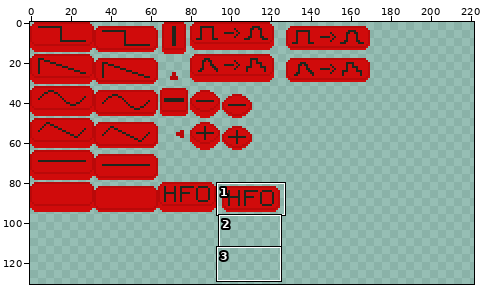
Pixel-art file, stored at textures/buttons.aseprite. The picture above shows the old version from afar; the outline marks the close-up.
Close-up. Before the edit:
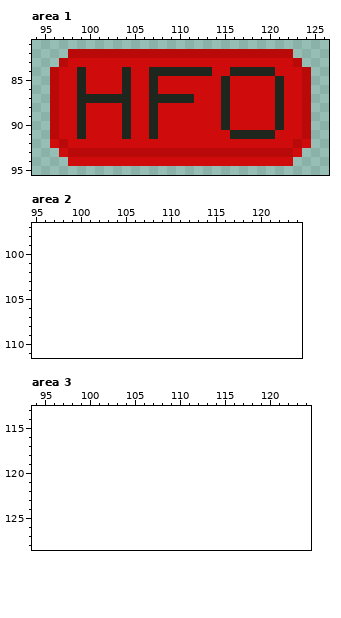
210x96 pixels, 1 frame. Shown: area 1: x 94..126, y 81..95; area 2: x 95..124, y 97..111; area 3: x 94..124, y 113..128. The old version is drawn lined up with the new one, on the new canvas. The wide view leaves out empty margins. The commit also changed other parts of the picture, which this record leaves out.
Once edited:
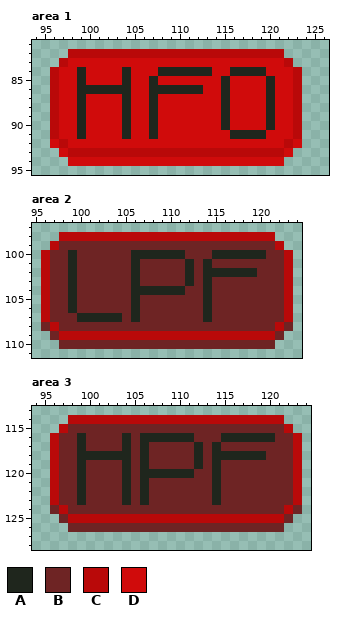
Palette (. is transparent): A #1f261d  B #6e2424  C #b90909  D #d00b0b
Changes in this commit:
canvas 210x96 -> 260x146
Area 1:
y 82: x 122 C -> .
y 83: x 122..123 DC -> C.
y 84: x 107 A -> D; x 120 A -> D; x 123..124 DC -> C.
y 85: x 120..121 DA -> AD; x 123..124 DC -> C.
y 86: x 100..103 DDDD -> AAAA; x 108..112 DDDDD -> AAAAA; x 120..121 DA -> AD; x 123..124 DC -> C.
y 87: x 100..103 AAAA -> DDDD; x 108..111 AAAA -> DDDD; x 120..121 DA -> AD; x 123..124 DC -> C.
y 88..90: x 120..121 DA -> AD; x 123..124 DC -> C.
y 91: x 120 A -> D; x 123..124 DC -> C.
y 92: x 122..124 DCD -> CD.
y 93: x 122..123 CD -> D.
y 94: x 122 D -> .
Area 2:
y 98: x 98..121 ........................ -> CCCCCCCCCCCCCCCCCCCCCCCC
y 99: x 97..122 .......................... -> CBBBBBBBBBBBBBBBBBBBBBBBBC
y 100: x 96..123 ............................ -> CBBABBBBBBAAAAAABBBAAAAAABBC
y 101: x 96..123 ............................ -> CBBABBBBBBABBBBBABABBBBBBBBC
y 102: x 96..123 ............................ -> CBBABBBBBBABBBBBABAAAAAABBBC
y 103: x 96..123 ............................ -> CBBABBBBBBABBBBBABABBBBBBBBC
y 104: x 96..123 ............................ -> CBBABBBBBBAAAAAABBABBBBBBBBC
y 105..106: x 96..123 ............................ -> CBBABBBBBBABBBBBBBABBBBBBBBC
y 107: x 96..123 ............................ -> CBBBAAAAABABBBBBBBABBBBBBBBC
y 108: x 96..123 ............................ -> BCBBBBBBBBBBBBBBBBBBBBBBBBCB
y 109: x 97..122 .......................... -> BCCCCCCCCCCCCCCCCCCCCCCCCB
y 110: x 98..121 ........................ -> BBBBBBBBBBBBBBBBBBBBBBBB
Area 3:
y 114: x 98..121 ........................ -> CCCCCCCCCCCCCCCCCCCCCCCC
y 115: x 97..122 .......................... -> CBBBBBBBBBBBBBBBBBBBBBBBBC
y 116: x 96..123 ............................ -> CBBABBBBABAAAAAABBBAAAAAABBC
y 117: x 96..123 ............................ -> CBBABBBBABABBBBBABABBBBBBBBC
y 118: x 96..123 ............................ -> CBBAAAAAABABBBBBABAAAAAABBBC
y 119: x 96..123 ............................ -> CBBABBBBABABBBBBABABBBBBBBBC
y 120: x 96..123 ............................ -> CBBABBBBABAAAAAABBABBBBBBBBC
y 121..123: x 96..123 ............................ -> CBBABBBBABABBBBBBBABBBBBBBBC
y 124: x 96..123 ............................ -> BCBBBBBBBBBBBBBBBBBBBBBBBBCB
y 125: x 97..122 .......................... -> BCCCCCCCCCCCCCCCCCCCCCCCCB
y 126: x 98..121 ........................ -> BBBBBBBBBBBBBBBBBBBBBBBB
Boxes around the changes in both close-ups, in picture pixels (x1, y1, x2, y2):
changed: (266, 49, 311, 166)
changed: (86, 67, 203, 103)
added: (41, 232, 293, 349)
added: (50, 415, 302, 532)
